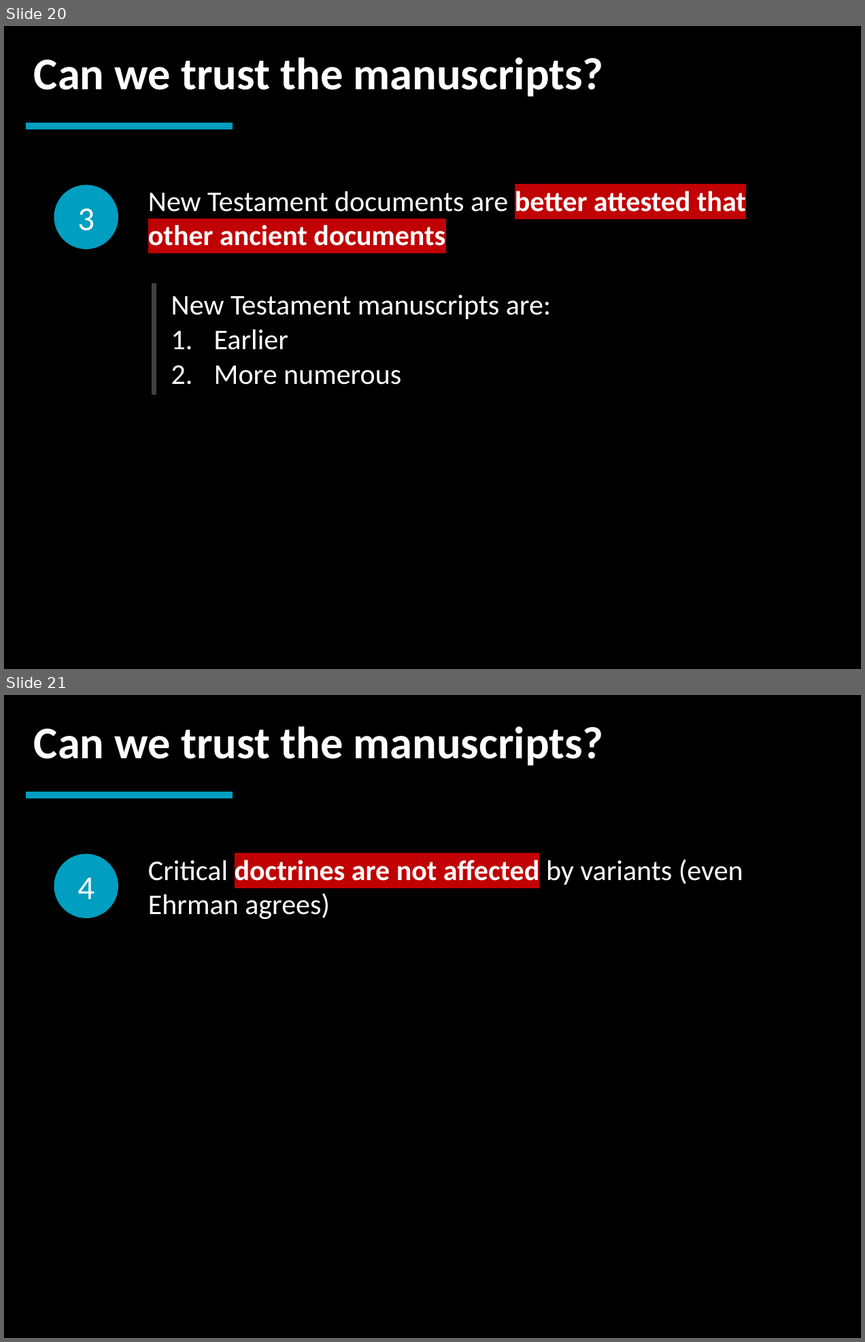
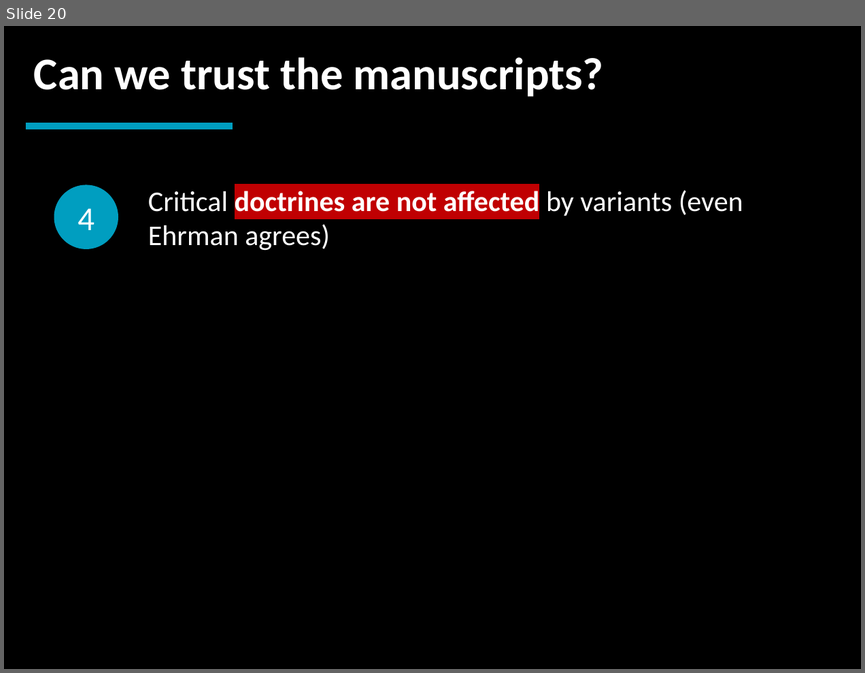
Before and after one commit to LukeMurphey/Ai1L, a slide deck: companion-website/public/files/22. Is the New Testament Corrupted.pptx. Shown one above the other, each under a label of ours: slides 20 and 21 before the commit, slide 20 after it. The pictures are 865x1342 and 865x673 pixels, drawn with LibreOffice and Linux fonts; fonts in the diff are those of the drawing. Boxes give left, top, right and bottom in pixels: in the first picture for what was removed or moved away, otherwise in the second. Text is boxed around its words. In the diff, an @@ line names an element or a change of style, - is before the commit and + after.

```diff
--- a/companion-website/public/files/22. Is the New Testament Corrupted.pptx
+++ b/companion-website/public/files/22. Is the New Testament Corrupted.pptx
@@ slide 20 removed at [4, 26, 861, 669], background #000000 @@
@@ text removed at [34, 57, 604, 97] @@
-Can we trust the manuscripts?
@@ line removed from (26, 126) to (232, 126) @@
@@ ellipse removed at [54, 184, 118, 249] @@
-3
@@ text removed at [148, 191, 746, 246] @@
-New Testament documents are better attested that other ancient documents
@@ table removed at [154, 283, 825, 395], 1 rows, 1 columns @@
-New Testament manuscripts are: / Earlier / More numerous
@@ what was slide 21 is now slide 20 @@
```
Also in this commit, not shown: 2 slides changed.
